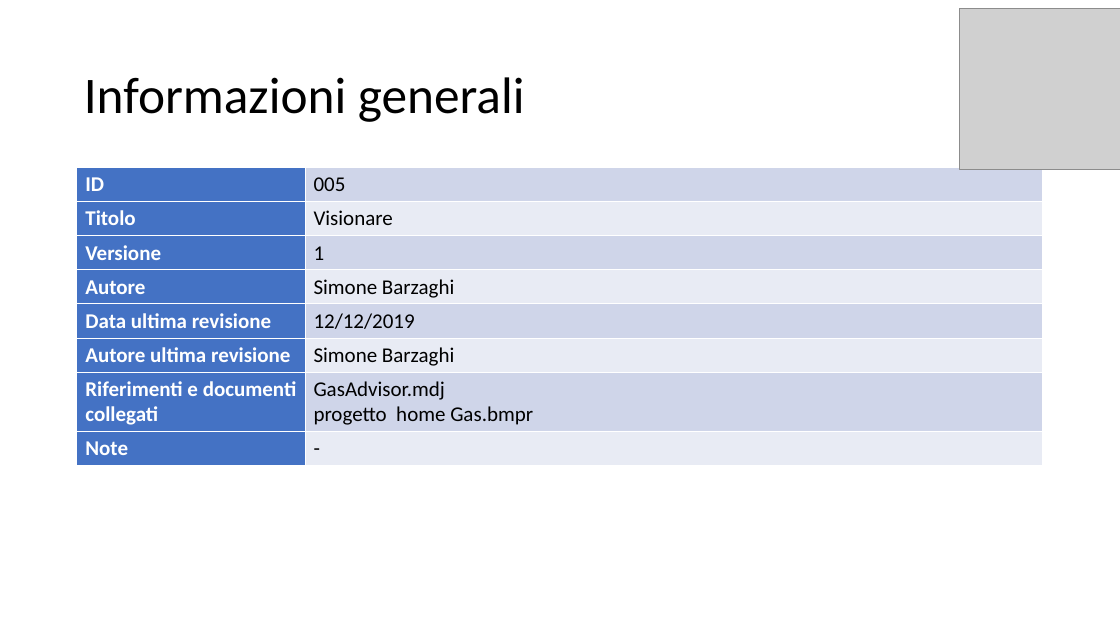
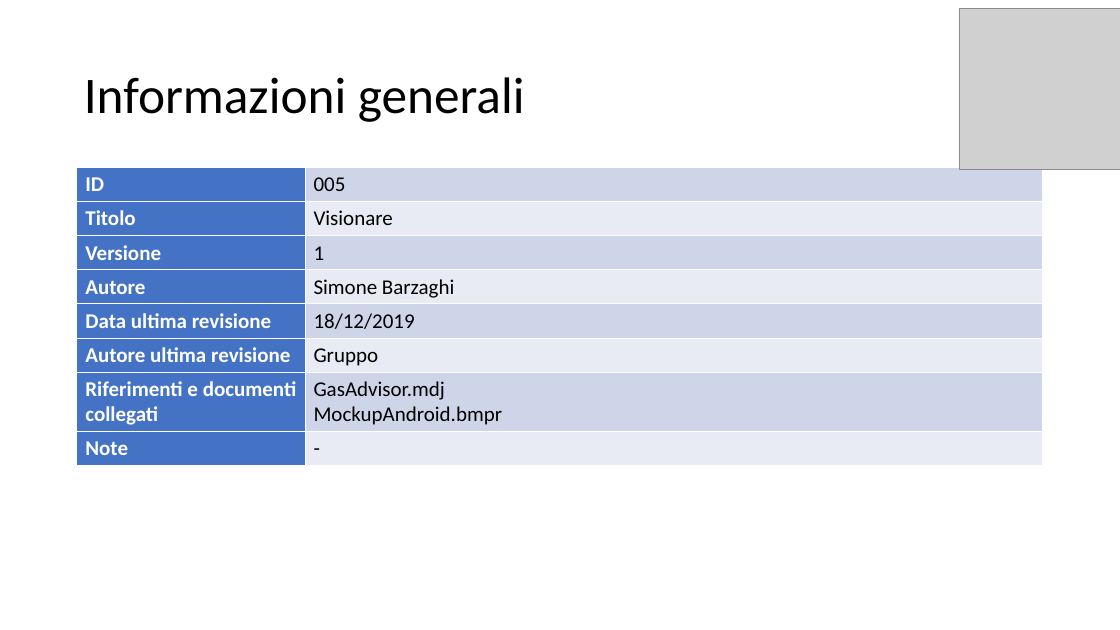
Before and after one commit to itsar19-20/gas, a slide deck: slide 2 of docs/analisi/Template use case/Template Use Case - Visionare.pptx. Drawn at 1120x630 pixels with LibreOffice and Linux fonts; fonts in the diff are those of the drawing; grey boxes stand for pictures. Boxes give left, top, right and bottom in pixels: in the first picture for what was removed or moved away, otherwise in the second. Text is boxed around its words. In the diff, an @@ line names an element or a change of style, - is before the commit and + after.

```diff
--- a/docs/analisi/Template use case/Template Use Case - Visionare.pptx
+++ b/docs/analisi/Template use case/Template Use Case - Visionare.pptx
@@ table at bbox=[77, 168, 1044, 465] @@
-row 5, column 2: 12/12/2019
+row 5, column 2: 18/12/2019
-row 6, column 2: Simone Barzaghi
+row 6, column 2: Gruppo
-row 7, column 2: GasAdvisor.mdj progetto home Gas.bmpr
+row 7, column 2: GasAdvisor.mdj MockupAndroid.bmpr
```
Also in this commit, not shown: 1 other slide changed, 6 other files.
